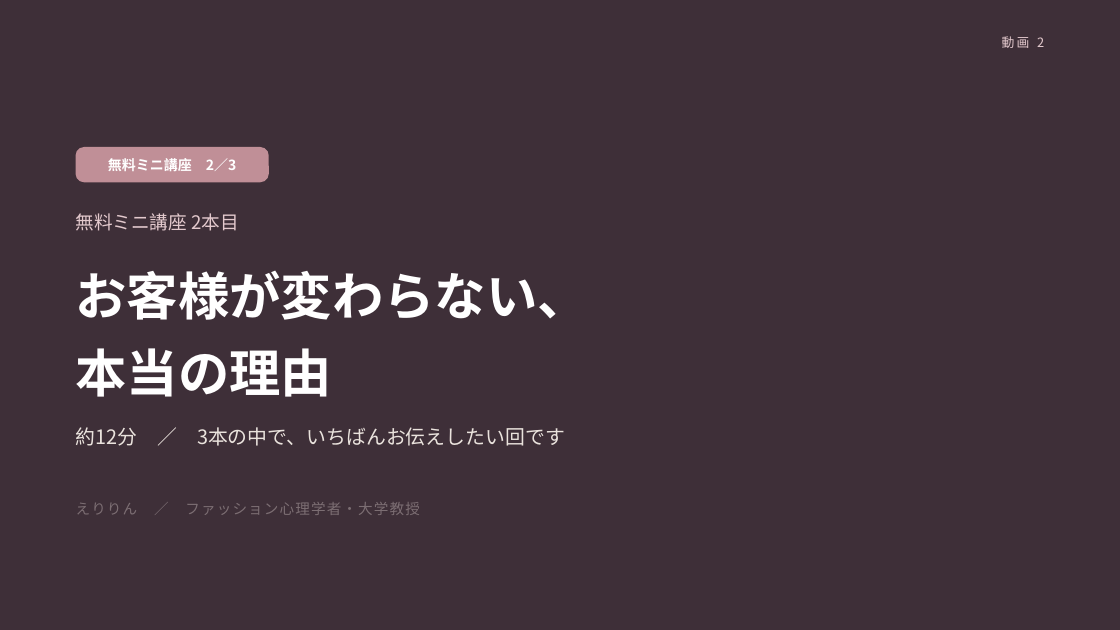
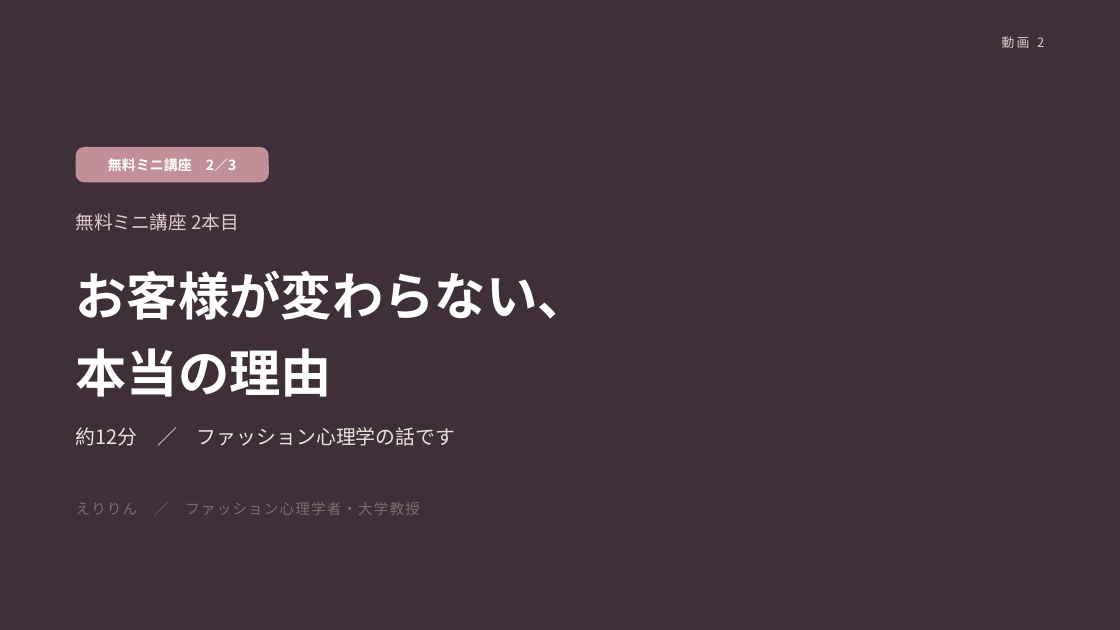
Before and after one commit to fashio17/potential-lamp, a slide deck: slide 7 of fashion-7steps-front/無料ミニ講座スライド_3本版.pptx (slide 8 before the commit). Drawn at 1120x630 pixels with LibreOffice and Linux fonts; fonts in the diff are those of the drawing. Boxes give left, top, right and bottom in pixels: in the first picture for what was removed or moved away, otherwise in the second. Text is boxed around its words. In the diff, an @@ line names an element or a change of style, - is before the commit and + after.

```diff
--- a/fashion-7steps-front/無料ミニ講座スライド_3本版.pptx
+++ b/fashion-7steps-front/無料ミニ講座スライド_3本版.pptx
@@ text at (76,427,455,446): text changed @@
-約12分 ／ 3本の中で、いちばんお伝えしたい回です
+約12分 ／ ファッション心理学の話です
```
Also in this commit, not shown: 4 other slides changed, 5 slides added, 1 slide removed, 5 other files.
